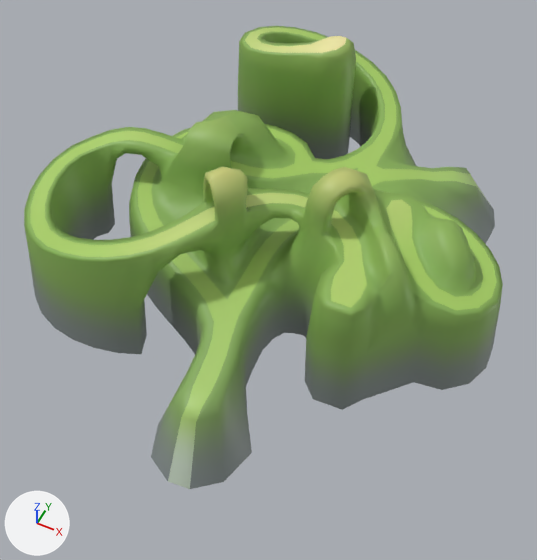
The FBX model master/Assets/Models/model_island_08.fbx as it was, and as the next commit left it.
Before and after are seen from a 50 mm lens placed at (2.62, -5.57, 5.82), pointed at (0.21, -0.75, -0.2). Arrows for +X, +Y and +Z are at lower left; the lights stay in place. Where no turn or scale is listed for an object, it has been applied to the vertices.

Names of what the first picture shows: 'island_08_geo4'.
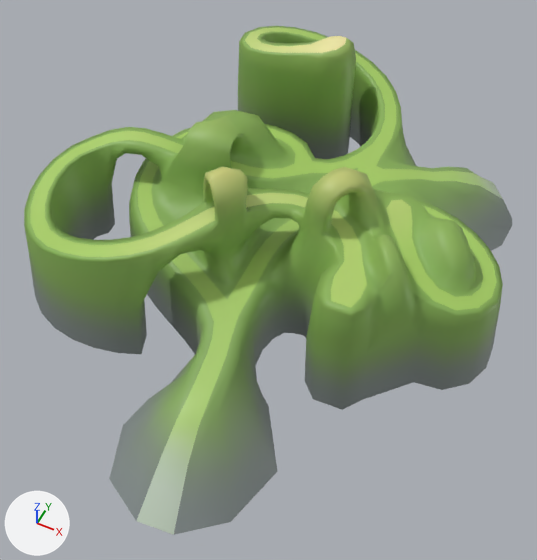
Boxes (x1, y1, x2, y2) around the edits, measured in the pictures (537 x 560 px; the box of a moved part takes in the faces that stretch with it):
'island_08_geo4', reshaped (10% taller): before (24, 26, 503, 489); after (24, 26, 512, 535)
part 1 of me_mesh, built on: before (432, 167, 495, 244); after (432, 167, 512, 251)
part 2 of me_mesh, built on: before (151, 308, 263, 489); after (109, 308, 278, 535)
part 3 of me_mesh, moved or reshaped: before (352, 192, 392, 293); after (352, 192, 388, 293)

Diff of the bpy script that builds the scene:
```diff
--- a/master/Assets/Models/model_island_08.fbx.py
+++ b/master/Assets/Models/model_island_08.fbx.py
@@ me_mesh @@
 # used by ob_island_08_geo4; location = (0.0, 0.0, 0.29)
 # verts and faces of me_mesh; kept vertices keep their numbers, new ones are numbered from 1213
 # before: 416 (1.23, -0.59, 0.42) at pixel (370, 241), 418 (1.35, -0.82, 0.42) at pixel (374, 260), 512 (1.4, -0.45, 0.34), 513 (1.28, -0.31, 0.39) at pixel (385, 226), 1065 (1.09, -0.26, 0.73) at pixel (373, 191)
 # before: 1066 (1.36, -0.48, 0.49) at pixel (388, 232), 1067 (1.32, -0.51, 0.55) at pixel (383, 229), 1073 (1.01, -0.37, 0.69) at pixel (360, 198), 1074 (1.24, -0.58, 0.51) at pixel (373, 233), 1075 (1.27, -0.55, 0.55) at pixel (377, 229)
 # before: 1084 (1.14, -0.44, 0.52) at pixel (368, 221), 1085 (1.16, -0.43, 0.54) at pixel (370, 219), 1086 (1.23, -0.37, 0.57) at pixel (380, 215), 1087 (1.24, -0.35, 0.54) at pixel (382, 216)
-me_mesh.from_pydata(...)  # 1213 vertices, 1199 faces; spans x -2.63..2.63, y -3.07..3.07, z -0.98..0.98
+me_mesh.from_pydata(...)  # 1226 vertices, 1213 faces; spans x -2.63..2.63, y -3.53..3.07, z -0.98..0.98
+# me_mesh part 1
+# 5 vertices are removed from x 1.17..2.15, y 1.45..2.21, z -0.98
+# 12 faces are deleted
+# 7 vertices move from x 1.44..2.05, y 1.4..2.0, z -0.98..-0.25 to x 1.43..1.95, y 1.41..2.1, z -0.64..-0.25
+# 12 vertices are added at x 1.18..2.34, y 1.3..2.34, z -0.98..-0.63
+# 19 new faces join them
+# me_mesh part 2
+# 4 vertices are removed from x 0.03..0.78, y -3.07..-2.84, z -0.98
+# 9 faces are deleted
+# 18 vertices move from x -0.1..0.88, y -2.74..-1.61, z -0.98..-0.24 to x -0.41..1.19, y -2.78..-1.53, z -0.98..-0.24
+# 12 vertices are added at x -0.22..1.02, y -3.53..-1.91, z -0.98..-0.49
+# 18 new faces join them
+# me_mesh part 3
+delete_vertices([1085, 1086, 1087])  # with the faces that use them
+verts[416] = (1.2, -0.6, 0.41)  # moved, pixel (367, 241)
+verts[418] = (1.34, -0.82, 0.42)  # moved, pixel (372, 260)
+verts[1066] = (1.36, -0.48, 0.36)  # moved
+verts[1067] = (1.32, -0.51, 0.39)  # moved
+verts[1074] = (1.24, -0.58, 0.43)  # moved, pixel (372, 240)
+verts[1075] = (1.27, -0.55, 0.43)  # moved, pixel (375, 239)
+verts[1084] = (1.13, -0.4, 0.44)  # moved, pixel (368, 224)
+verts[1219] = (1.23, -0.36, 0.42)  # pixel (379, 226)
+faces += [(513, 1065, 1219), (1065, 1073, 1084, 1219), (1074, 1075, 1084), (1067, 1219, 1084, 1075), (1066, 1219, 1067), (512, 513, 1219, 1066)]
 me_mesh.materials.append(mat_lambert2)
```
